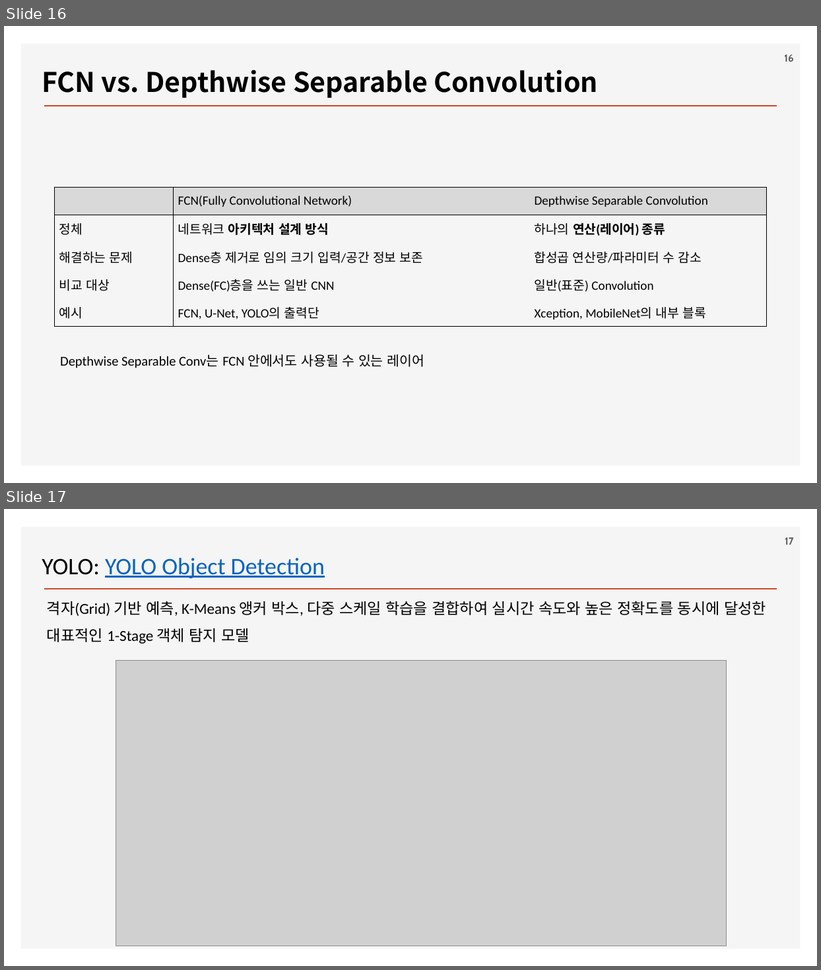
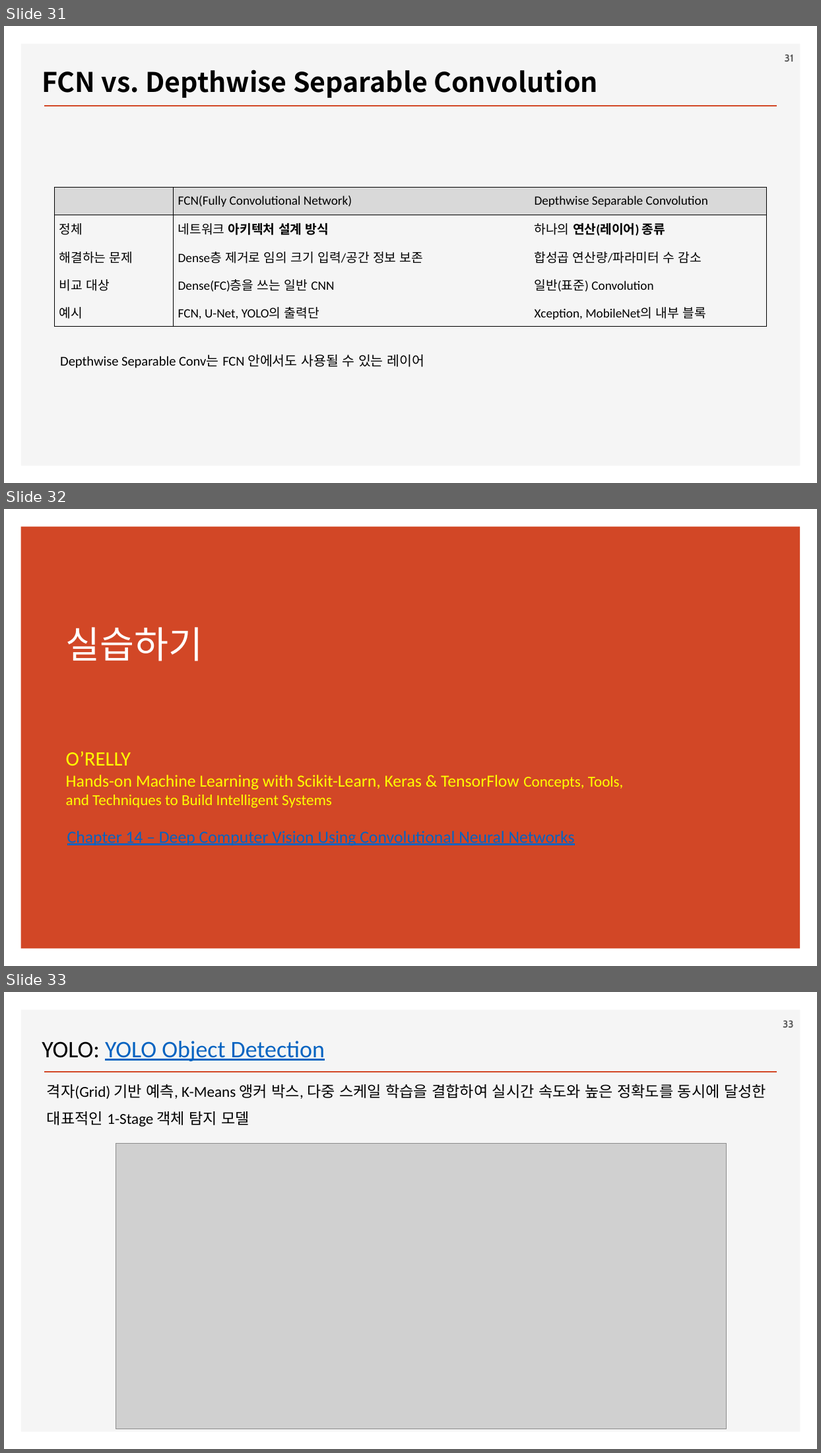
Before and after one commit to ancestor9/2026_Fall_Deep-Learning-with-Python, a slide deck: Chapter 11 Image segmentation.pptx. Shown one above the other, each under a label of ours: slides 16 and 17 before the commit, slides 31, 32 and 33 after it. The pictures are 821x970 and 821x1453 pixels, drawn with LibreOffice and Linux fonts; fonts in the diff are those of the drawing; grey boxes stand for pictures; background and template pictures are left out. Boxes give left, top, right and bottom in pixels: in the first picture for what was removed or moved away, otherwise in the second. Text is boxed around its words. In the diff, an @@ line names an element or a change of style, - is before the commit and + after.

```diff
--- a/Chapter 11 Image segmentation.pptx
+++ b/Chapter 11 Image segmentation.pptx
@@ slide 32 added at [4, 509, 817, 966], background #FFFFFF @@
@@ rectangle added at [21, 527, 801, 949], fill #D24726 @@
@@ title added at [66, 627, 203, 661], 44 pt, text #FFFFFF @@
+실습하기
@@ text added at [66, 751, 624, 808], 20 pt, text #FFFF00 @@
+O’RELLY
+Hands-on Machine Learning with Scikit-Learn, Keras & TensorFlow Concepts, Tools, and Techniques to Build Intelligent Systems
@@ text added at [67, 831, 575, 846], 20 pt, text #0563C1, underline @@
+Chapter 14 – Deep Computer Vision Using Convolutional Neural Networks
@@ what was slide 16 is now slide 31 @@
@@ page number at [785, 54, 794, 62]: text changed @@
-16
+31
@@ what was slide 17 is now slide 33 @@
@@ page number at [783, 1020, 794, 1028]: text changed @@
-17
+33
```
Also in this commit, not shown: 7 slides changed, 5 other slides added, 1 slide removed.
